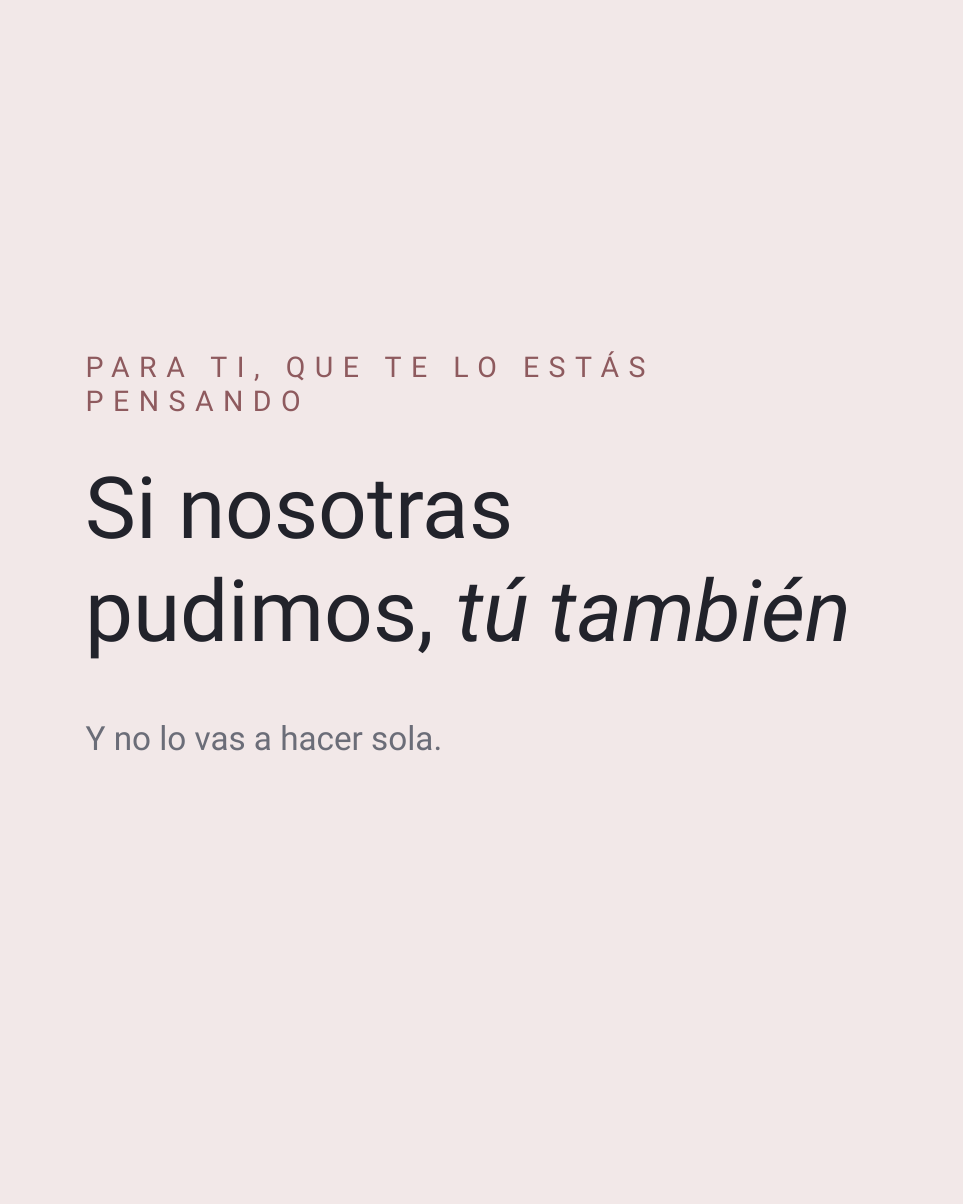
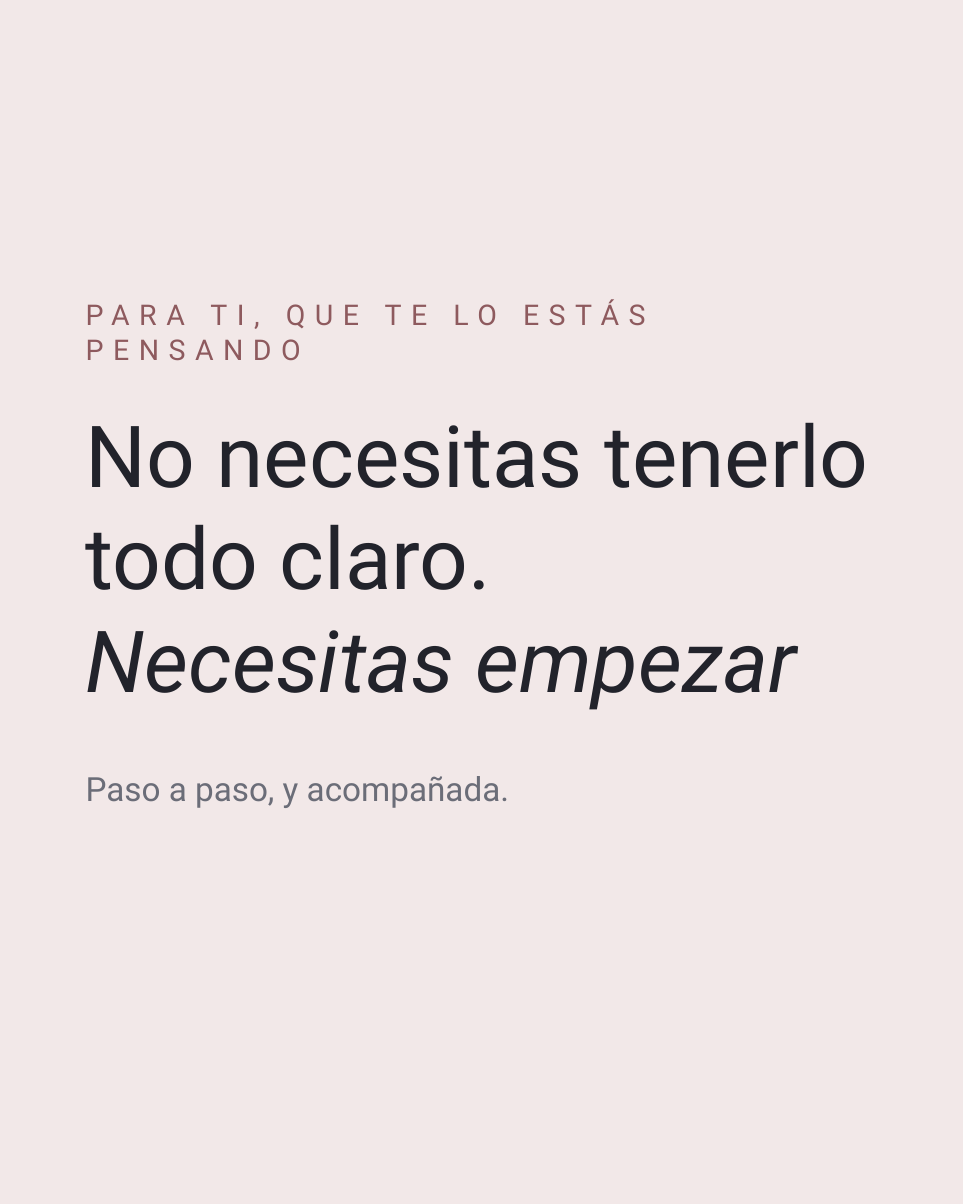
Before and after one commit to NDAEVENTS/NUBES-SCHOOL, a slide deck: slide 2 of public/ig/fb-inicio-listas/post-canva.pptx. Drawn at 963x1204 pixels with LibreOffice and Linux fonts; fonts in the diff are those of the drawing. Boxes give left, top, right and bottom in pixels: in the first picture for what was removed or moved away, otherwise in the second. Text is boxed around its words. In the diff, an @@ line names an element or a change of style, - is before the commit and + after.

```diff
--- a/public/ig/fb-inicio-listas/post-canva.pptx
+++ b/public/ig/fb-inicio-listas/post-canva.pptx
@@ text at (x1=86, y1=422, x2=869, y2=808): text changed @@
-Si nosotras pudimos, tú también
-Y no lo vas a hacer sola.
+No necesitas tenerlo todo claro. Necesitas empezar
+Paso a paso, y acompañada.
```
Also in this commit, not shown: 32 other files.
